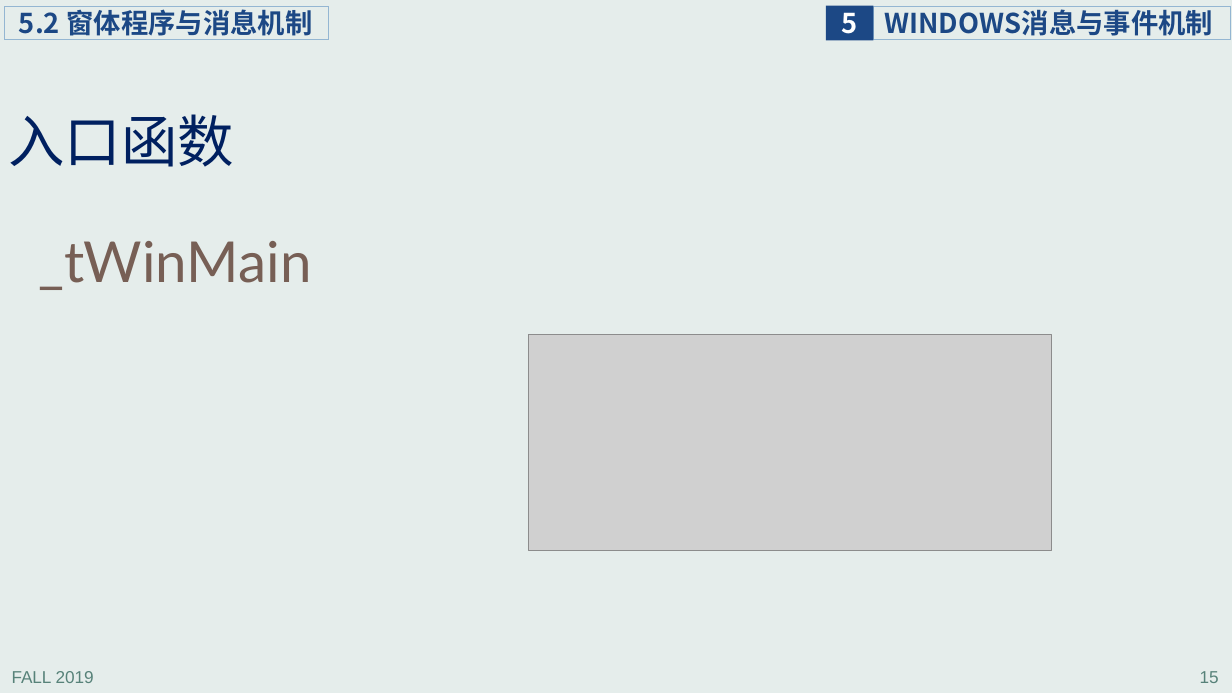
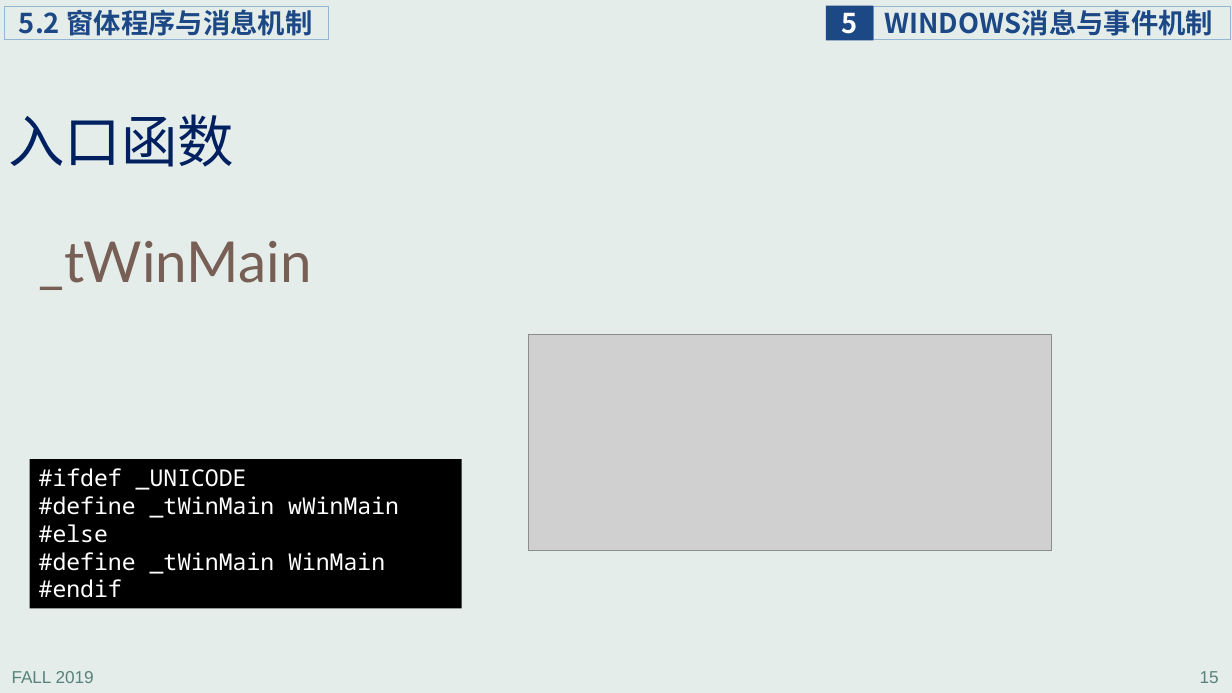
Before and after one commit to programming-windows/ppt, a slide deck: slide 15 of programmingWindows_5.pptx. Drawn at 1232x693 pixels with LibreOffice and Linux fonts; fonts in the diff are those of the drawing; grey boxes stand for pictures. Boxes give left, top, right and bottom in pixels: in the first picture for what was removed or moved away, otherwise in the second. Text is boxed around its words. In the diff, an @@ line names an element or a change of style, - is before the commit and + after.

```diff
--- a/programmingWindows_5.pptx
+++ b/programmingWindows_5.pptx
@@ rectangle added at (30, 459, 462, 609), fill #000000, 18 pt, text #FFFFFF @@
+#ifdef _UNICODE
+#define _tWinMain wWinMain
+#else
+#define _tWinMain WinMain
+#endif
```
Also in this commit, not shown: 2 other slides changed.
